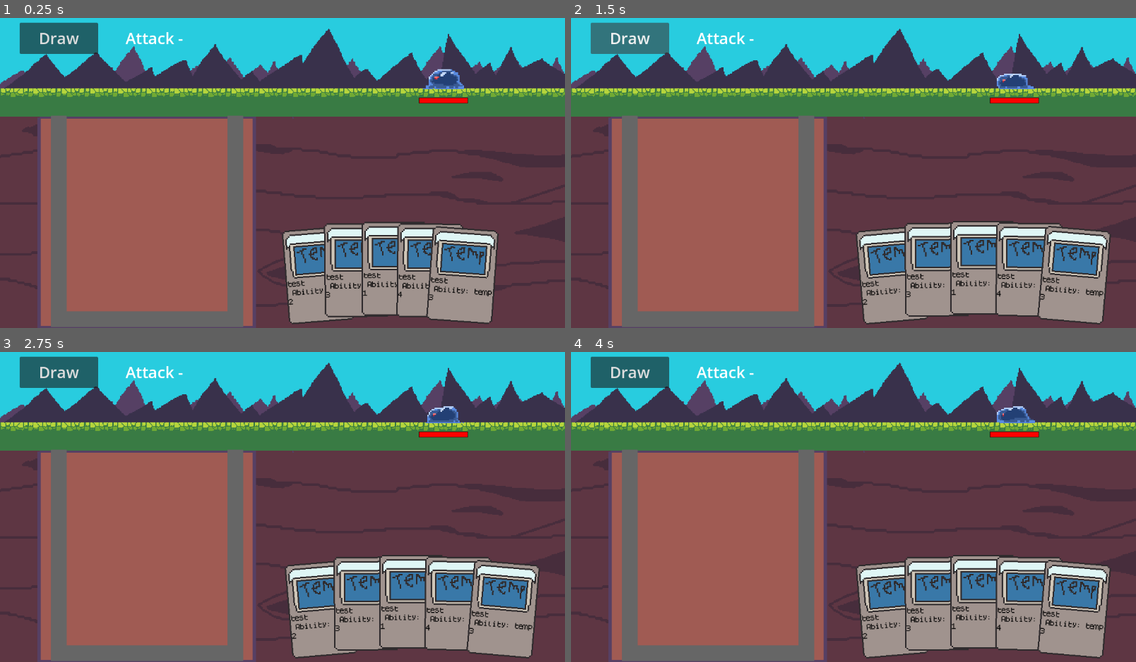
Above: before the commit, frames 1-4 (two rows, left to right).
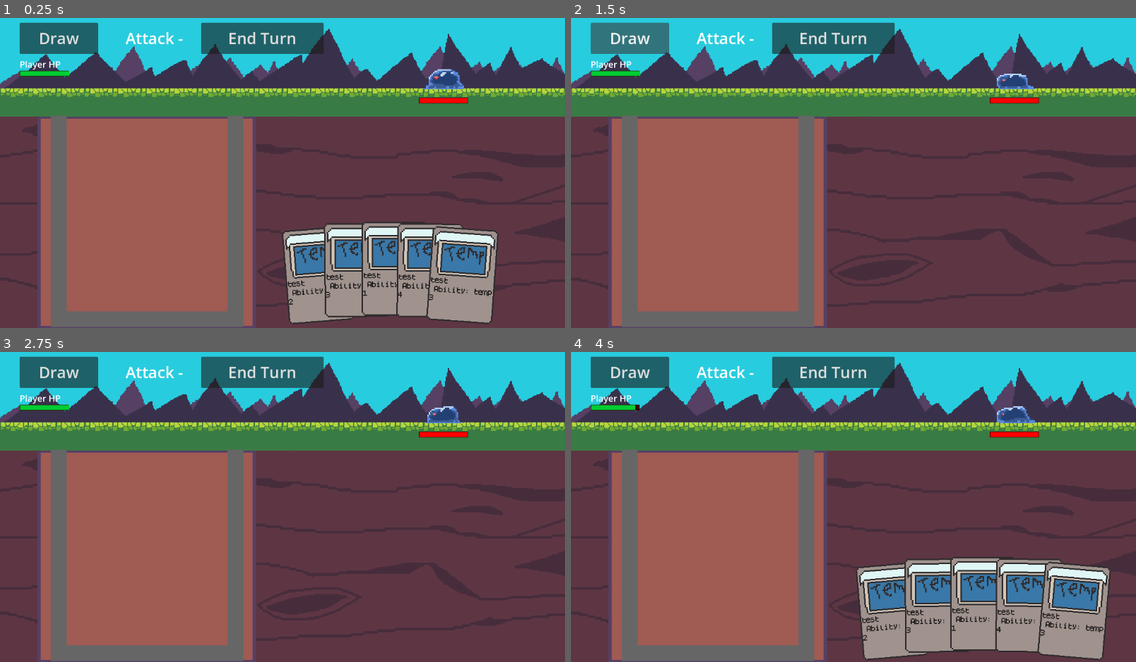
Above: after the commit, the same moments.

Repository: nmh6063-star/GameDesign-FinalProject
Game: Godot game, scene res://scenes/main.tscn
The game is run twice, just before and just after one commit, with the same random seed, the same clock (stepped at 60 frames per second) and the same inputs.
Inputs (mouse positions are in pixels of both pictures, inside the frame that each line leads up to):
- Up to frame 1 (0.25 s): no input
- Up to frame 2 (1.5 s): click (830, 39) at 0.5 s, where only the run after the commit has a clickable "End Turn"; click "Draw" at 1.25 s
- Up to frame 3 (2.75 s): move the mouse to (406, 488) at 2.02 s; hold D (right) from 2.03 s (still down); click (406, 488) at 2.1 s
- Up to frame 4 (4 s): move the mouse to (740, 519) at 2.77 s; release D (right) at 2.78 s; hold A (left) 2.78-3.53 s; click (740, 519) at 2.85 s; move the mouse to (910, 432) at 3.52 s; hold D (right) from 3.53 s (still down); tap Space (space) at 3.6 s; click (910, 432) at 3.8 s

The runs differ from the first frame. In frame 1, 2.5% of the frame differs, in the area x 3-58%, y 1-19%; in frame 2, 15%, in the area x 3-96%, y 1-99%; in frame 3, 15%; in frame 4, 6.8%.
Error after the commit: Attempt to call function 'rotate_cup' in base 'null instance' on a null instance. (res://scenes/main.tscn::GDScript_0wfyh:27)

Commit message:
refactored the code

Diff:
--- a/project.godot
+++ b/project.godot
@@ -14,15 +14,15 @@
 run/main_scene="uid://tt07u0d3npdi"
 config/features=PackedStringArray("4.6", "GL Compatibility")
 boot_splash/bg_color=Color(0, 0.133333, 0.764706, 1)
-boot_splash/image="res://graphics/splash.png"
 config/icon="res://graphics/icon.png"
 
 [autoload]
 
-Global="*uid://bo3oxdx5uv4bg"
+Global="*res://scripts/globals/Global.gd"
 
 [display]
 
+window/size/mode=3
 window/stretch/mode="viewport"
 window/stretch/aspect="expand"
 
--- a/scenes/card.tscn
+++ b/scenes/card.tscn
@@ -1,6 +1,6 @@
 [gd_scene format=3 uid="uid://dx4o74gb1vkls"]
 
-[ext_resource type="Script" uid="uid://lv3dydsm70w4" path="res://scripts/card.gd" id="1_6u4wf"]
+[ext_resource type="Script" uid="uid://lv3dydsm70w4" path="res://scripts/entities/card.gd" id="1_6u4wf"]
 [ext_resource type="Texture2D" uid="uid://dvrcd2kbcspvf" path="res://assets/CardBase.png" id="2_6u4wf"]
 [ext_resource type="FontFile" uid="uid://cayrjpy74afpm" path="res://assets/dogica/TTF/dogica.ttf" id="3_kg30u"]
 [ext_resource type="FontFile" uid="uid://ygxh47ffy164" path="res://assets/dogica/TTF/dogicabold.ttf" id="4_sy11y"]
--- a/scenes/main.tscn
+++ b/scenes/main.tscn
@@ -1,64 +1,112 @@
 [gd_scene format=3 uid="uid://tt07u0d3npdi"]
 
-[ext_resource type="Script" uid="uid://s4qt6dvg74hs" path="res://scripts/ball.gd" id="1_o5qli"]
-[ext_resource type="Script" uid="uid://cftpvhiigjnfb" path="res://scripts/game_manager.gd" id="2_gm"]
-[ext_resource type="Script" uid="uid://cporlap5pcio6" path="res://scripts/box_out.gd" id="3_boxout"]
+[ext_resource type="Script" uid="uid://s4qt6dvg74hs" path="res://scripts/entities/ball.gd" id="1_o5qli"]
+[ext_resource type="Script" uid="uid://cftpvhiigjnfb" path="res://scripts/managers/game_manager.gd" id="2_gm"]
 [ext_resource type="Texture2D" uid="uid://cb5hmafbmxhfj" path="res://assets/WoodBack.png" id="3_o6xl0"]
 [ext_resource type="Texture2D" uid="uid://c705s3lh6osjc" path="res://assets/slime-Sheet.png" id="3_sugp2"]
 [ext_resource type="Texture2D" uid="uid://dxxvadmvkcnn5" path="res://assets/grassland.png" id="3_tipki"]
-[ext_resource type="Script" uid="uid://c84djf6lsmrg3" path="res://scripts/enemy.gd" id="4_enemy"]
+[ext_resource type="Script" uid="uid://c84djf6lsmrg3" path="res://scripts/entities/enemy.gd" id="4_enemy"]
 [ext_resource type="Texture2D" uid="uid://cux7863nh88cw" path="res://assets/CapsuleBall.png" id="5_85g3d"]
 [ext_resource type="FontFile" uid="uid://ygxh47ffy164" path="res://assets/dogica/TTF/dogicabold.ttf" id="6_choun"]
-[ext_resource type="Script" uid="uid://p3wyp646yn4m" path="res://scripts/card_manager.gd" id="6_o6xl0"]
-[ext_resource type="Script" uid="uid://bv761w1yohjv5" path="res://scripts/line_indicator.gd" id="11_ya4ey"]
+[ext_resource type="Script" uid="uid://p3wyp646yn4m" path="res://scripts/managers/card_manager.gd" id="6_o6xl0"]
+[ext_resource type="Script" uid="uid://bv761w1yohjv5" path="res://scripts/ui/line_indicator.gd" id="11_ya4ey"]
 [ext_resource type="PackedScene" uid="uid://dyoj8165ej3ax" path="res://scenes/indicator_sprite.tscn" id="12_eb6dy"]
 
 [sub_resource type="GDScript" id="GDScript_0wfyh"]
 script/source = "extends Node2D
 
-@onready var template_ball := $Ball
+@onready var template_ball: Node = $Ball
 @onready var attack_label := $UI/AttackLabel
-@onready var box_out := $BoxOut
+@onready var player_fill := $UI/PlayerHealthBar/Fill
+@onready var result_label := $UI/ResultLabel
 @onready var game_manager := $GameManager
 
 var spawn_position: Vector2
-var current_attack_level: int = 0
 
 func _ready() -> void:
 	randomize()
-	spawn_position = template_ball.position
-	update_attack_label()
-	template_ball.dropped.connect(_on_ball_dropped)
+	spawn_position = (template_ball as Node2D).position
+	template_ball.connect(\"dropped\", _on_ball_dropped)
+	((template_ball as Node).get_node(\"CollisionShape2D\") as CollisionShape2D).disabled = true
+	game_manager.attack_calculated.connect(_on_attack_calculated)
+	game_manager.player_attacked.connect(_on_player_attacked)
+	game_manager.turn_ended.connect(_on_turn_ended)
+	game_manager.game_over.connect(_on_game_over)
+	game_manager.game_clear.connect(_on_game_clear)
+	_update_attack_label(0)
+	_update_player_bar()
+	result_label.visible = false
+	ensure_ball_in_play()
 
 func _on_draw_pressed() -> void:
-	box_out.rotate_cup()
+	(get_node(\"BoxOut\") as Node).rotate_cup()
+
+func _on_finish_turn_pressed() -> void:
+	game_manager.finish_turn()
 
 func _on_ball_dropped() -> void:
-	get_tree().create_timer(1.0).timeout.connect(game_manager._card_play_toggle)
-	get_tree().create_timer(1.0).timeout.connect(spawn_ball)
-
-func spawn_ball() -> void:
+	if Global.phase != Global.Phase.PLAY:
+		return
+	await get_tree().create_timer(1.0).timeout
+	$CardManager.cardPlay = true
+	_spawn_ball()
+
+func _spawn_ball() -> void:
 	var b := template_ball.duplicate()
 	Global.ballInPlay = b
-	b.position = spawn_position
+	(b as Node2D).position = spawn_position
 	b.set_up = false
 	b.visible = false
 	b.gravity_scale = 0.0
 	b.level = 1
-	b.dropped.connect(_on_ball_dropped)
+	((b as Node).get_node(\"CollisionShape2D\") as CollisionShape2D).disabled = false
+	b.connect(\"dropped\", _on_ball_dropped)
 	add_child(b)
-	current_attack_level = b.level
-	update_attack_label()
-
-func update_attack_label() -> void:
-	if current_attack_level > 0:
-		attack_label.text = \"Attack %d\" % current_attack_level
-	else:
-		attack_label.text = \"Attack -\"
+
+func ensure_ball_in_play() -> void:
+	if Global.phase != Global.Phase.PLAY:
+		return
+	if is_instance_valid(Global.ballInPlay) and Global.ballInPlay != template_ball:
+		return
+	_spawn_ball()
+
+func _on_turn_ended() -> void:
+	$CardManager.cardPlay = true
+	_update_attack_label(0)
+	ensure_ball_in_play()
+
+func _on_attack_calculated(amount: int) -> void:
+	_update_attack_label(amount)
+
+func _on_player_attacked(_amount: int) -> void:
+	_update_player_bar()
+
+func _update_attack_label(amount: int) -> void:
+	attack_label.text = \"Attack %d\" % amount if amount > 0 else \"Attack -\"
+
+func _update_player_bar() -> void:
+	player_fill.size.x = 100.0 * float(Global.player_health) / float(Global.player_max_health)
+
+func _on_game_over() -> void:
+	_show_result(\"Game Over\")
+
+func _on_game_clear() -> void:
+	_show_result(\"Game Clear\")
+
+func _show_result(text: String) -> void:
+	result_label.text = text
+	result_label.visible = true
+	$UI/FinishTurnButton.disabled = true
+	$UI/DrawButton.disabled = true
+	$CardManager.cardPlay = false
 "
 
 [sub_resource type="CircleShape2D" id="CircleShape2D_o5qli"]
 radius = 20.0
+
+[sub_resource type="PhysicsMaterial" id="PhysicsMaterial_slippery"]
+friction = 0.0
+bounce = 0.0
 
 [sub_resource type="FontVariation" id="FontVariation_ya4ey"]
 base_font = ExtResource("6_choun")
@@ -270,6 +318,7 @@
 script = ExtResource("1_o5qli")
 
 [node name="Sprite2D" type="Sprite2D" parent="Ball" unique_id=1556687559]
+texture_filter = 1
 scale = Vector2(1.25, 1.25)
 texture = ExtResource("5_85g3d")
 
@@ -318,6 +367,57 @@
 vertical_alignment = 1
 metadata/_edit_use_anchors_ = true
 
+[node name="FinishTurnButton" type="Button" parent="UI" unique_id=1800000003]
+offset_left = 410.0
+offset_top = 24.0
+offset_right = 660.0
+offset_bottom = 88.0
+theme_override_font_sizes/font_size = 32
+text = "End Turn"
+metadata/_edit_use_anchors_ = true
+
+[node name="PlayerHP" type="Label" parent="UI" unique_id=1800000004]
+offset_left = 40.0
+offset_top = 96.0
+offset_right = 180.0
+offset_bottom = 118.0
+theme_override_font_sizes/font_size = 18
+text = "Player HP"
+
+[node name="PlayerHealthBar" type="Control" parent="UI" unique_id=1800000005]
+layout_mode = 3
+anchors_preset = 0
+offset_left = 40.0
+offset_top = 122.0
+offset_right = 140.0
+offset_bottom = 134.0
+
+[node name="Background" type="ColorRect" parent="UI/PlayerHealthBar" unique_id=1800000006]
+layout_mode = 1
+anchors_preset = 15
+anchor_right = 1.0
+anchor_bottom = 1.0
+grow_horizontal = 2
+grow_vertical = 2
+color = Color(0.2, 0, 0, 1)
+
+[node name="Fill" type="ColorRect" parent="UI/PlayerHealthBar" unique_id=1800000007]
+layout_mode = 1
+offset_left = 1.0
+offset_top = 1.0
+offset_right = 99.0
+offset_bottom = 11.0
+color = Color(0, 0.8, 0.2, 1)
+
+[node name="ResultLabel" type="Label" parent="UI" unique_id=1800000008]
+offset_left = 256.0
+offset_top = 96.0
+offset_right = 660.0
+offset_bottom = 144.0
+theme_override_font_sizes/font_size = 36
+horizontal_alignment = 1
+vertical_alignment = 1
+
 [node name="MarginContainer" type="MarginContainer" parent="UI" unique_id=651569895]
 offset_right = 40.0
 offset_bottom = 40.0
@@ -327,6 +427,7 @@
 
 [node name="Box" type="StaticBody2D" parent="." unique_id=953407219]
 position = Vector2(-40, 109)
+physics_material_override = SubResource("PhysicsMaterial_slippery")
 
 [node name="box_left" type="Polygon2D" parent="Box" unique_id=1832960912]
 position = Vector2(14, -226)
@@ -378,22 +479,6 @@
 autoplay = "idle"
 frame_progress = 0.18569645
 
-[node name="BoxOut" type="StaticBody2D" parent="." unique_id=1591346892]
-visible = false
-position = Vector2(0, 192)
-script = ExtResource("3_boxout")
-
-[node name="box_out" type="Polygon2D" parent="BoxOut" unique_id=575773673]
-position = Vector2(3.0994415e-06, -16.000008)
-scale = Vector2(0.37500003, 0.5000001)
-color = Color(0.4, 0.4, 0.4, 1)
-polygon = PackedVector2Array(-80, 0, -72, 0, -56, 32, -32, 48, 0, 56, 32, 48, 56, 32, 72, 0, 80, 0, 64, 32, 32, 56, 0, 64, -32, 56, -64, 32)
-
-[node name="collision" type="CollisionPolygon2D" parent="BoxOut" unique_id=394954758]
-position = Vector2(3.0994415e-06, -16.000008)
-scale = Vector2(0.37500003, 0.5000001)
-polygon = PackedVector2Array(-80, 0, -72, 0, -56, 32, -32, 48, 0, 56, 32, 48, 56, 32, 72, 0, 80, 0, 64, 32, 32, 56, 0, 64, -32, 56, -64, 32)
-
 [node name="CardManager" type="Node2D" parent="." unique_id=492797140]
 position = Vector2(184, 216)
 script = ExtResource("6_o6xl0")
@@ -401,3 +486,4 @@
 rotation_curve = SubResource("Curve_tipki")
 
 [connection signal="pressed" from="UI/DrawButton" to="." method="_on_draw_pressed"]
+[connection signal="pressed" from="UI/FinishTurnButton" to="." method="_on_finish_turn_pressed"]
--- a/scripts/Global.gd
+++ /dev/null
@@ -1,7 +0,0 @@
-extends Node
-
-var mergeTime = true
-var handSize = 5
-var currentHand = []
-var cardInPlay = null
-@onready var ballInPlay = get_node("/root/Node2D/Ball")
--- a/scripts/box_out.gd
+++ /dev/null
@@ -1,58 +0,0 @@
-extends StaticBody2D
-
-@export var cup_angle_degrees: float = 360.0
-@export var duration: float = 2.4
-@onready var box = get_node("/root/Node2D/Box")
-var startPos
-var goPos
-var shakeCount = 10
-var shaked = shakeCount
-var balls = []
-
-func _ready() -> void:
-	startPos = box.position
-	goPos = startPos
-
-func rotate_cup() -> void:
-	var end := rotation - deg_to_rad(cup_angle_degrees)
-	var tween := create_tween()
-	tween.set_ease(Tween.EASE_IN_OUT).set_trans(Tween.TRANS_SINE)
-	tween.tween_property(self, "rotation", end, duration)
-	"""
-	Global.mergeTime = false
-	shaked = 0
-	goPos = Vector2(startPos.x + randi_range(-50, 50), startPos.y - 50.0)
-	var children = get_node("/root/Node2D").get_children()
-	balls = []
-	for child in children:
-		if child.has_method("_shake"):
-			balls.append(child)
-			child.reset = true
-			child.queue_redraw()
-			child._update_collision()
-	"""
-
-func rotater():
-	var end := rotation - deg_to_rad(cup_angle_degrees)
-	var tween := create_tween()
-	tween.set_ease(Tween.EASE_IN_OUT).set_trans(Tween.TRANS_SINE)
-	tween.tween_property(self, "rotation", end, duration)
-
-func _physics_process(delta: float) -> void:
-	if shaked < shakeCount:
-		box.position = box.position.move_toward(goPos, 1000.0 * delta)
-		if box.position.y < startPos.y - 45.0:
-			goPos = Vector2(startPos.x + randi_range(-50, 50), startPos.y + 50.0)
-			shaked += 1
-			for child in balls:
-				child._shake();
-		elif box.position.y > startPos.y + 45.0:
-			goPos = Vector2(startPos.x + randi_range(-50, 50), startPos.y - 50.0)
-			shaked += 1
-			for child in balls:
-				child._shake();
-	else:
-		if !Global.mergeTime:
-			rotater()
-		Global.mergeTime = true
-		box.position = box.position.move_toward(startPos, 500.0 * delta)
--- a/scripts/ball.gd
+++ b/scripts/entities/ball.gd
@@ -9,6 +9,8 @@
 var reset = false
 
 const LABEL_FONT_SIZE := 24
+const OUTLINE_WIDTH := 2.0
+const OUTLINE_POINTS := 64
 
 func _radius() -> float:
 	var radius = 20.0
@@ -41,7 +43,7 @@
 func _draw() -> void:
 	var radius := _radius()
 	var color := Color(0.3 + 0.05 * level, 0.8 - 0.06 * level, 0.3)
-	#draw_circle(Vector2.ZERO, radius, color)
+	draw_arc(Vector2.ZERO, radius, 0.0, TAU, OUTLINE_POINTS, color, OUTLINE_WIDTH, true)
 	var sprite = $Sprite2D
 	var texture_width = sprite.texture.get_width()
 	var scale_factor = (radius * 2) / texture_width
--- a/scripts/card.gd
+++ b/scripts/entities/card.gd
@@ -48,6 +48,5 @@
 	if hover and Input.is_action_just_pressed("play_card"):
 		get_parent().discard(index)
 
-
 func _on_timer_timeout() -> void:
 	info.visible = true
--- a/scripts/enemy.gd
+++ b/scripts/entities/enemy.gd
@@ -1,6 +1,7 @@
 extends Node2D
 
-@export var max_health: int = 10
+@export var max_health: int = 100
+@export var attack_damage: int = 10
 var current_health: int
 
 const BAR_WIDTH := 98.0
@@ -15,15 +16,7 @@
 	current_health = max(current_health - amount, 0)
 	_update_bar()
 	if current_health <= 0:
-		var anim := get_node_or_null("AnimatedSprite2D")
-		if anim:
-			anim.play("die")
+		(get_node("AnimatedSprite2D") as AnimatedSprite2D).play("die")
 
 func _update_bar() -> void:
-	var fill := get_node_or_null("HealthBar/Fill") as ColorRect
-	if fill == null:
-		return
-	var ratio: float = 1.0
-	if max_health > 0:
-		ratio = float(current_health) / float(max_health)
-	fill.size.x = BAR_WIDTH * ratio
+	(get_node("HealthBar/Fill") as ColorRect).size.x = BAR_WIDTH * float(current_health) / float(max_health)
--- a/scripts/game_manager.gd
+++ /dev/null
@@ -1,63 +0,0 @@
-extends Node
-
-const MERGE_TOLERANCE := 4.0
-const DROP_OFFSET := 80.0
-
-@onready var card_manager = get_node("/root/Node2D/CardManager")
-
-func _physics_process(_delta: float) -> void:
-	var balls := get_tree().get_nodes_in_group("ball")
-	var valid: Array = []
-	for node in balls:
-		if not is_instance_valid(node):
-			continue
-		var body := node as RigidBody2D
-		if body == null or not body.has_method("get_radius") or not body.has_method("merge_into_me"):
-			continue
-		if body.set_up:
-			continue
-		valid.append(body)
-
-	# merge logic
-	if Global.mergeTime:
-		for i in valid.size():
-			var a := valid[i] as RigidBody2D
-			if not is_instance_valid(a):
-				continue
-			for j in range(i + 1, valid.size()):
-				var b := valid[j] as RigidBody2D
-				if not is_instance_valid(b):
-					continue
-				if a.level != b.level:
-					continue
-				var dist := a.global_position.distance_to(b.global_position)
-				var sum_r: float = a.get_radius() + b.get_radius() + MERGE_TOLERANCE
-				if dist <= sum_r:
-					a.merge_into_me()
-					b.queue_free()
-					return
-
-	# balls that fell out below the cup
-	var box_out := get_parent().get_node_or_null("BoxOut")
-	var template_ball := get_parent().get_node_or_null("Ball")
-	if box_out and template_ball:
-		var limit_y: float = box_out.global_position.y + DROP_OFFSET
-		for node in balls:
-			var body := node as RigidBody2D
-			if body == null or body == template_ball:
-				continue
-			if body.global_position.y > limit_y:
-				var dmg := 1
-				if "level" in body:
-					dmg = body.level
-				var enemy := get_tree().get_first_node_in_group("enemy")
-				if enemy and enemy.has_method("apply_attack"):
-					enemy.apply_attack(dmg)
-				body.queue_free()
-
-	#keep cards supplied
-	if Global.currentHand.size() < Global.handSize and card_manager.cardPlay:
-		card_manager.draw()
-
-func _card_play_toggle():
-	card_manager.cardPlay = !card_manager.cardPlay
--- /dev/null
+++ b/scripts/globals/Global.gd
@@ -0,0 +1,12 @@
+extends Node
+
+enum Phase { PLAY, RESOLVE }
+
+var phase: Phase = Phase.PLAY
+var handSize := 5
+var currentHand := []
+var cardInPlay = null
+var player_health := 100
+var player_max_health := 100
+
+@onready var ballInPlay = get_node("/root/Node2D/Ball")
--- a/scripts/card_manager.gd
+++ b/scripts/managers/card_manager.gd
@@ -32,8 +32,10 @@
 	_update_cards()
 
 func discard(index):
-	if Global.currentHand.size() < 1:
+	if not cardPlay or Global.currentHand.size() < 1:
 		return
+
+	(get_node("/root/Node2D") as Node).ensure_ball_in_play()
 
 	Global.currentHand.remove_at(index)
 	var child := get_child(index)
@@ -46,8 +48,6 @@
 	Global.ballInPlay._update_collision()
 	Global.ballInPlay.queue_redraw()
 	cardPlay = false
-
-
 
 func _update_cards():
 	var cards = Global.currentHand.size()
--- /dev/null
+++ b/scripts/managers/game_manager.gd
@@ -0,0 +1,96 @@
+extends Node
+
+const MERGE_SETTLE_TIME := 2.0
+
+@onready var card_manager = get_node("/root/Node2D/CardManager")
+@onready var _ball_query := preload("res://scripts/queries/ball_query.gd").new()
+@onready var _merge := preload("res://scripts/services/merge_resolver.gd").new()
+@onready var _combat := preload("res://scripts/services/combat_resolver.gd").new()
+
+signal attack_calculated(amount: int)
+signal player_attacked(amount: int)
+signal turn_ended
+signal game_over
+signal game_clear
+
+var _resolving := false
+var _turn_attack := 0
+var _attack_levels_by_id := {}
+
+func _physics_process(_delta: float) -> void:
+	match Global.phase:
+		Global.Phase.PLAY:
+			_keep_hand()
+		Global.Phase.RESOLVE:
+			_try_merge()
+
+func _keep_hand() -> void:
+	if Global.currentHand.size() < Global.handSize and card_manager.cardPlay:
+		card_manager.draw()
+
+func _template_ball() -> RigidBody2D:
+	return get_parent().get_node("Ball") as RigidBody2D
+
+func _active_balls() -> Array[RigidBody2D]:
+	return _ball_query.active_balls(get_tree(), _template_ball())
+
+func _note_attack_ball(body: RigidBody2D) -> void:
+	var id := body.get_instance_id()
+	var new_level: int = body.level
+	var prev: int = int(_attack_levels_by_id.get(id, 0))
+	_attack_levels_by_id[id] = new_level
+	_turn_attack += (new_level - prev)
+
+func _try_merge() -> void:
+	var merged := _merge.step_merge(_active_balls())
+	if merged:
+		_note_attack_ball(merged)
+
+func finish_turn() -> void:
+	if _resolving or Global.phase != Global.Phase.PLAY:
+		return
+	_resolving = true
+	Global.phase = Global.Phase.RESOLVE
+	card_manager.cardPlay = false
+	_turn_attack = 0
+	_attack_levels_by_id.clear()
+
+	var template := _template_ball()
+	for node in get_tree().get_nodes_in_group("ball"):
+		var body := node as RigidBody2D
+		if body and body != template and (not body.visible or body.set_up):
+			body.queue_free()
+
+	await get_tree().create_timer(MERGE_SETTLE_TIME).timeout
+	_resolve_combat()
+
+func _resolve_combat() -> void:
+	attack_calculated.emit(_turn_attack)
+
+	var enemy := get_tree().get_first_node_in_group("enemy")
+	if _combat.player_attack(enemy, _turn_attack):
+		game_clear.emit()
+		return
+
+	await get_tree().create_timer(0.5).timeout
+
+	var enemy_atk := _combat.enemy_attack_damage(enemy)
+	Global.player_health = max(Global.player_health - enemy_atk, 0)
+	player_attacked.emit(enemy_atk)
+
+	if Global.player_health <= 0:
+		game_over.emit()
+		return
+
+	await get_tree().create_timer(0.5).timeout
+	_end_turn()
+
+func _end_turn() -> void:
+	var template := _template_ball()
+	for node in get_tree().get_nodes_in_group("ball"):
+		var body := node as RigidBody2D
+		if body and body != template and _attack_levels_by_id.has(body.get_instance_id()):
+			body.queue_free()
+	Global.phase = Global.Phase.PLAY
+	_resolving = false
+	turn_ended.emit()
--- /dev/null
+++ b/scripts/queries/ball_query.gd
@@ -0,0 +1,8 @@
+extends RefCounted
+
+func active_balls(tree: SceneTree, template: RigidBody2D) -> Array[RigidBody2D]:
+	var result: Array[RigidBody2D] = []
+	for body: RigidBody2D in tree.get_nodes_in_group("ball"):
+		if body != template and not body.set_up:
+			result.append(body)
+	return result
--- /dev/null
+++ b/scripts/services/combat_resolver.gd
@@ -0,0 +1,8 @@
+extends RefCounted
+
+func player_attack(enemy: Node, attack: int) -> bool:
+	enemy.apply_attack(attack)
+	return enemy.current_health <= 0
+
+func enemy_attack_damage(enemy: Node) -> int:
+	return enemy.attack_damage
--- /dev/null
+++ b/scripts/services/merge_resolver.gd
@@ -0,0 +1,16 @@
+extends RefCounted
+
+var tolerance := 4.0
+
+func step_merge(balls: Array[RigidBody2D]) -> RigidBody2D:
+	for i in balls.size():
+		var a := balls[i]
+		for j in range(i + 1, balls.size()):
+			var b := balls[j]
+			if a.level != b.level:
+				continue
+			if a.global_position.distance_to(b.global_position) <= a.get_radius() + b.get_radius() + tolerance:
+				a.merge_into_me()
+				b.queue_free()
+				return a
+	return null
Not shown, removed: scripts/box_out.gd.uid
Not shown, changed: scripts/entities/ball.gd.uid
Not shown, changed: scripts/entities/card.gd.uid
Not shown, changed: scripts/entities/enemy.gd.uid
Not shown, changed: scripts/globals/Global.gd.uid
Not shown, changed: scripts/managers/card_manager.gd.uid
Not shown, changed: scripts/managers/game_manager.gd.uid
Not shown, added: scripts/queries/ball_query.gd.uid
Not shown, added: scripts/services/combat_resolver.gd.uid
Not shown, added: scripts/services/merge_resolver.gd.uid
Renamed: scripts/line_indicator.gd -> scripts/ui/line_indicator.gd
Not shown, changed: scripts/ui/line_indicator.gd.uid
